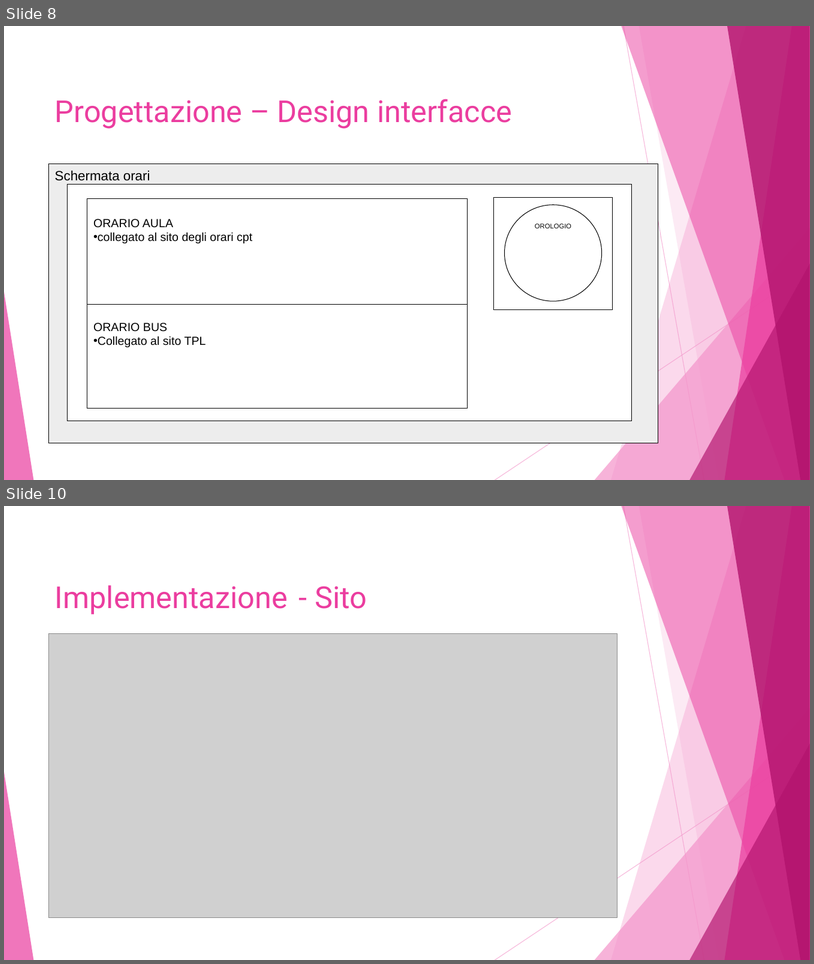
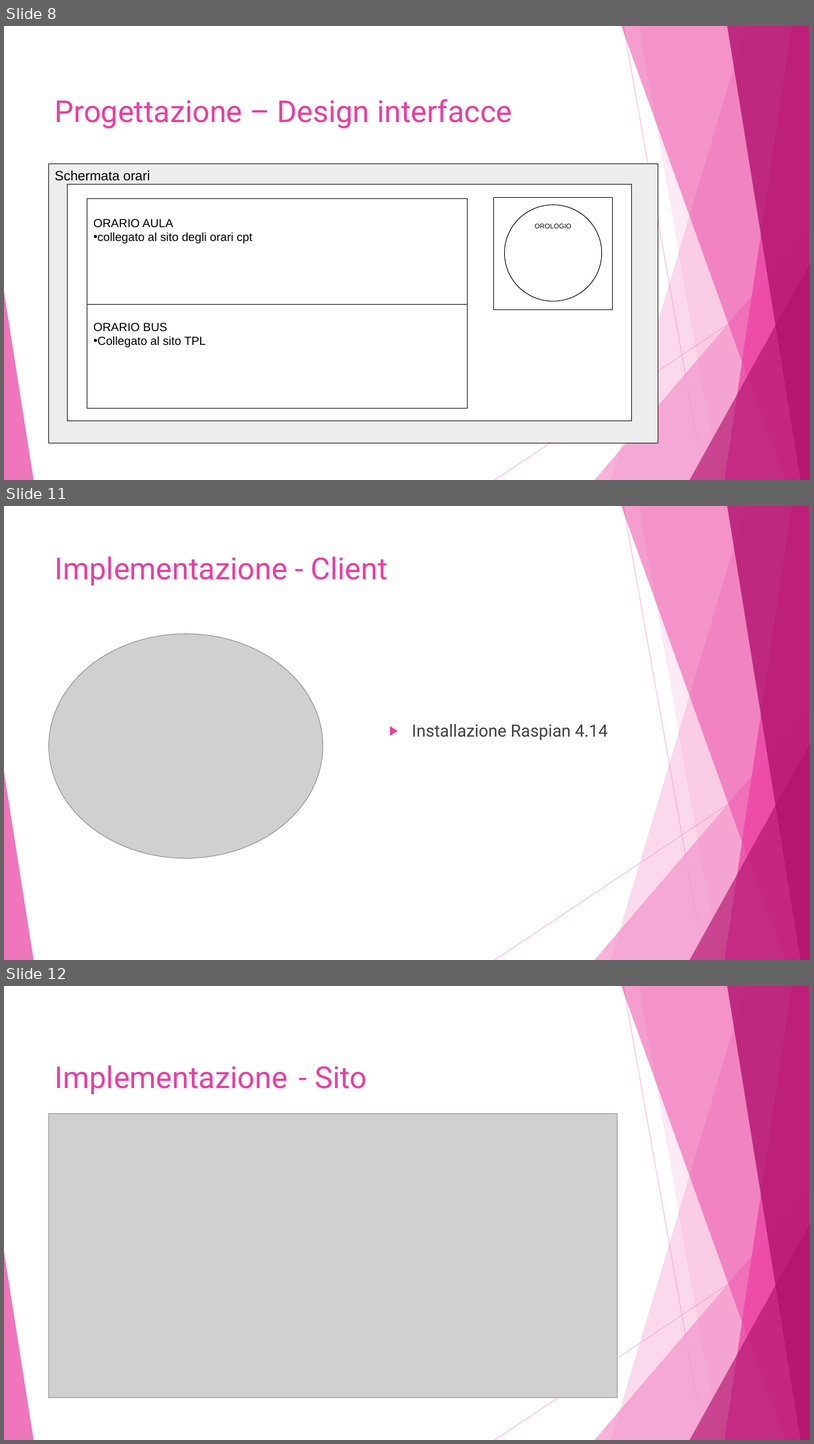
Before and after one commit to alessiax8/Info-Kiosk, a slide deck: Documenti/presentazione_info_kiosk.pptx. Shown one above the other, each under a label of ours: slides 8 and 10 before the commit, slides 8, 11 and 12 after it; the slides between them are not shown. The pictures are 814x964 and 814x1444 pixels, drawn with LibreOffice and Linux fonts; fonts in the diff are those of the drawing; grey boxes stand for pictures. Boxes give left, top, right and bottom in pixels: in the first picture for what was removed or moved away, otherwise in the second. Text is boxed around its words. In the diff, an @@ line names an element or a change of style, - is before the commit and + after.

```diff
--- a/Documenti/presentazione_info_kiosk.pptx
+++ b/Documenti/presentazione_info_kiosk.pptx
@@ slide 11 added at [4, 506, 810, 960], background #FFFFFF; not listed: 10 template elements that a slide beside it also shows @@
@@ title added at [55, 556, 388, 586], 36 pt, text #EB3D9F @@
+Implementazione - Client
@@ picture added at [49, 634, 323, 858] @@
@@ text added at [412, 724, 608, 740], 20 pt, text #404040 @@
+▶ Installazione Raspian 4.14
@@ what was slide 10 is now slide 12 @@
```
Also in this commit, not shown: 2 slides changed, 10 other slides added, 1 slide removed.
